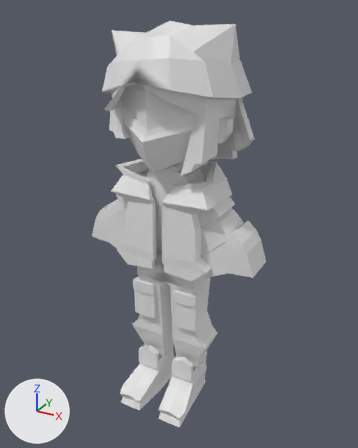
An edit to the FBX model BluntBrawl/Assets/_/Content/FBX/Player_Model/CHARACTER01/3D_Ply_Character01.fbx, drawn before and after from the same camera.
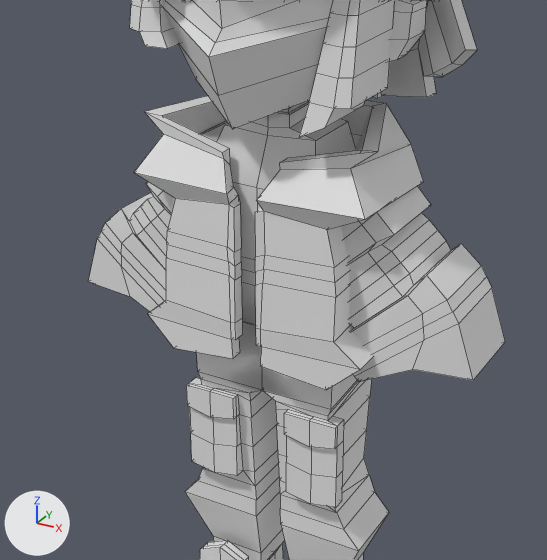
Old and new are each drawn whole from a 50 mm camera at (1.016, -1.812, 1.819) aimed at (0.012, 0.012, 0.907) and again close up on the part from 15% to 79% of the width and 26% to 79% of the height. Lighting does not change. The marker at lower left points along +X, +Y and +Z. The close-ups show mesh edges as thin lines. Where no turn or scale is listed for an object, it has been applied to the vertices.

Before the edit, the objects in view are built like this:
```python
me_cube_010 = bpy.data.meshes.new('Cube.010')
me_cube_010.from_pydata(...)  # 163 vertices, 162 faces; spans x -0.24..0.24, y -0.231..0.08, z -0.33..0.129
me_cube_019 = bpy.data.meshes.new('Cube.019')
me_cube_019.from_pydata(...)  # 96 vertices, 110 faces; spans x -0.141..0.141, y -0.112..0.088, z 0.795..1.207
me_cube_025 = bpy.data.meshes.new('Cube.025')
me_cube_025.from_pydata(...)  # 40 vertices, 38 faces; spans x 0.12..0.215, y -0.175..-0.015, z 1.207..1.517
ob_geo_hair_strand_1_v = bpy.data.objects.new('GEO_Hair_Strand_1_V', me_cube_025)
ob_geo_hair_strand_1_v.location = (0.0, 0.0, 0.0)
ob_geo_jacket_v = bpy.data.objects.new('GEO_Jacket_V', me_cube_010)
ob_geo_jacket_v.location = (0.0, 0.067, 1.061)
ob_geo_sleveless_top_v = bpy.data.objects.new('GEO_Sleveless Top_V', me_cube_019)
ob_geo_sleveless_top_v.location = (0.0, 0.0, 0.0)
# also in view: 'GEO_Hair_V' at (0.0, 0.016, 1.448); 'GEO_Shoes_V' at (0.0, -0.096, 0.131); 'GEO_Jacket_Sleeves_V' at (0.0, -0.009, 0.929); 'GEO_Head' at (0.0, -0.023, 1.445); 'GEO_Hair_Strand_2_V' at (-0.177, -0.095, 1.421)
```
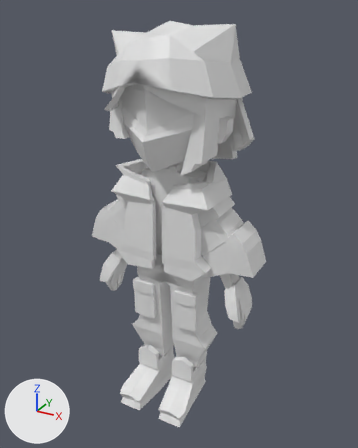
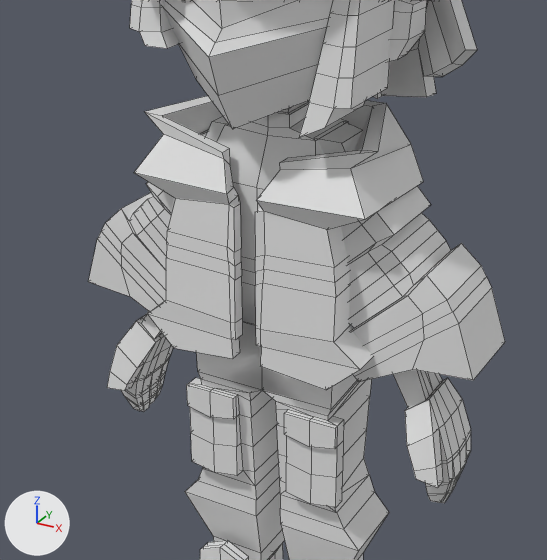
What differs and where, as boxes (x1, y1, x2, y2) in the close-ups (547 x 560 px):
'GEO_Body_V', added
    after: (107, 116, 471, 503)

Edits to the bpy script that builds the scene:
```text
Add me_cube_003:
    me_cube_003.from_pydata(...)  # 372 vertices, 370 faces; spans x -0.38..0.38, y -0.111..0.055, z 0.473..1.167
    me_cube_003.materials.append(mat_material)  # white #e7e7e7
Add ob_geo_body_v:
    ob_geo_body_v = bpy.data.objects.new('GEO_Body_V', me_cube_003)
    ob_geo_body_v.location = (0.0, 0.0, 0.0)
```
